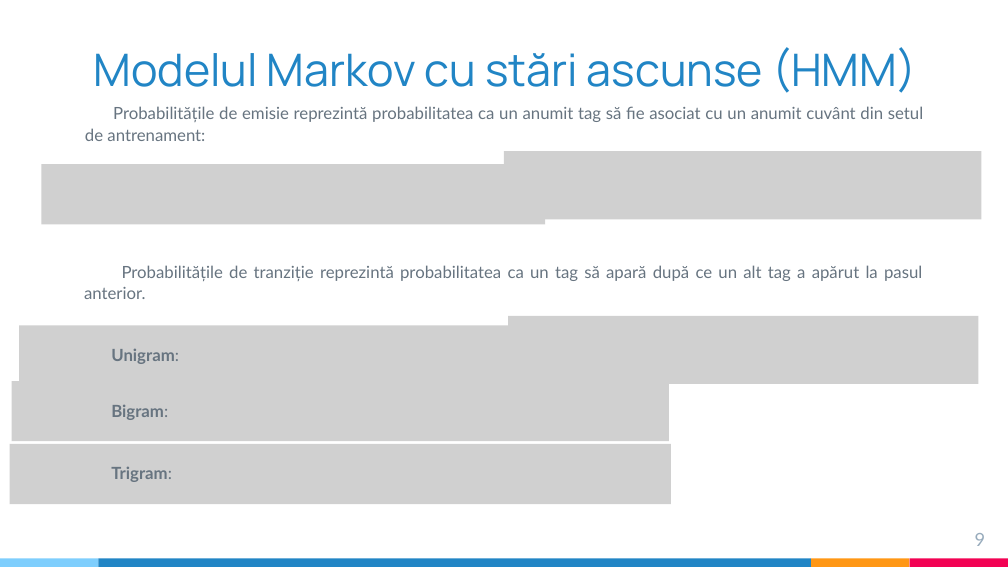
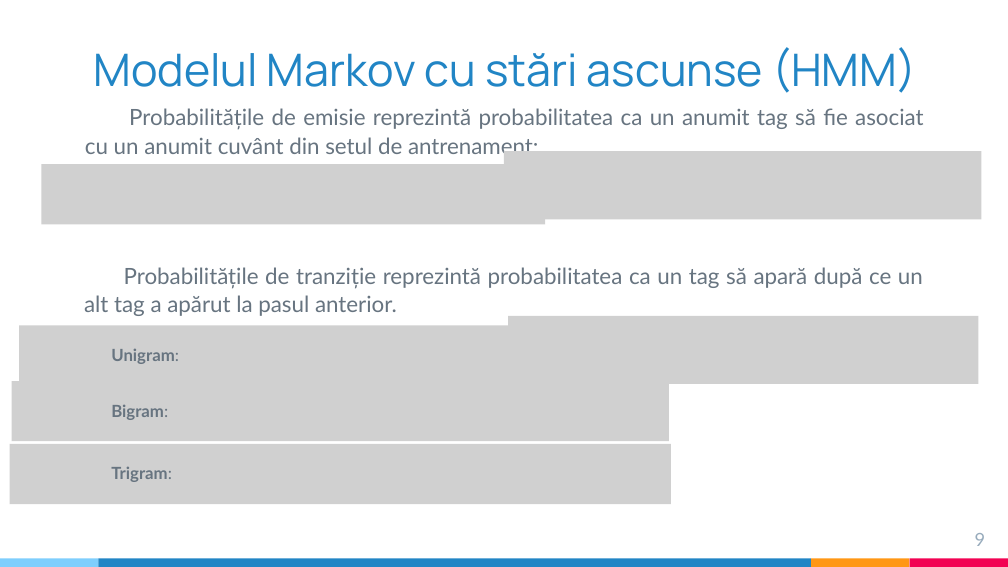
Before and after one commit to ST4NSB/part-of-speech-tagging, a slide deck: slide 9 of docs/pos_tagging_prezentare_Barbulescu.pptx. Drawn at 1008x567 pixels with LibreOffice and Linux fonts; fonts in the diff are those of the drawing; grey boxes stand for pictures. Boxes give left, top, right and bottom in pixels: in the first picture for what was removed or moved away, otherwise in the second. Text is boxed around its words. In the diff, an @@ line names an element or a change of style, - is before the commit and + after.

```diff
--- a/docs/pos_tagging_prezentare_Barbulescu.pptx
+++ b/docs/pos_tagging_prezentare_Barbulescu.pptx
@@ text "Probabilitățile de emisie reprezintă probabilitatea ..." at <box>85,108,923,159</box>: size 12 to 16 pt @@
@@ text "Probabilitățile de tranziție reprezintă probabilitatea ..." at <box>84,267,923,316</box>: size 12 to 16 pt @@
```
Also in this commit, not shown: 11 other slides changed.
